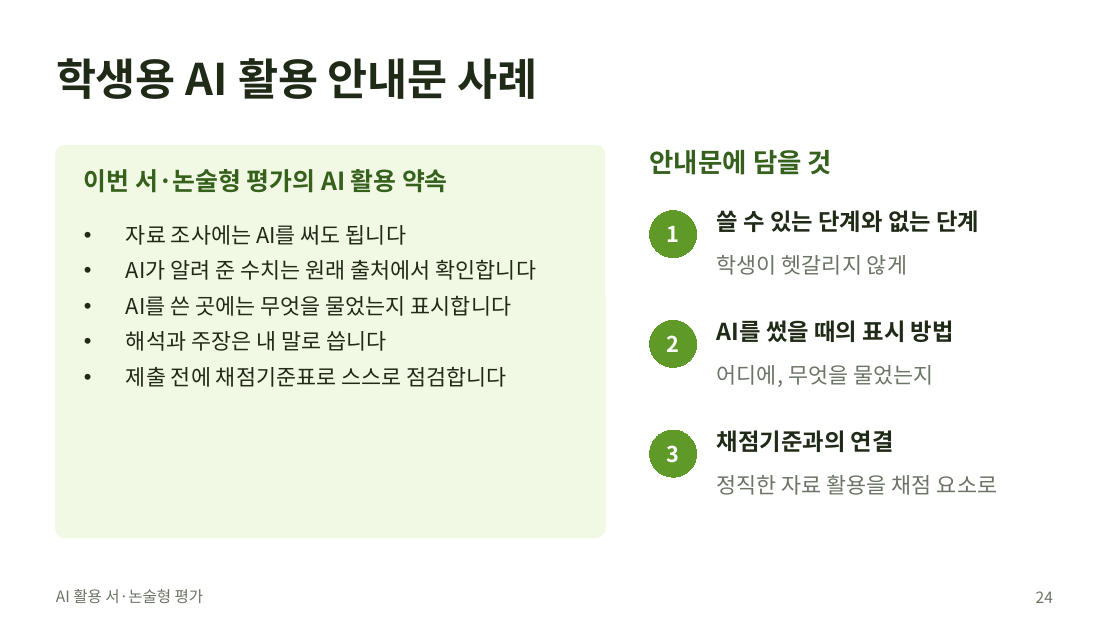
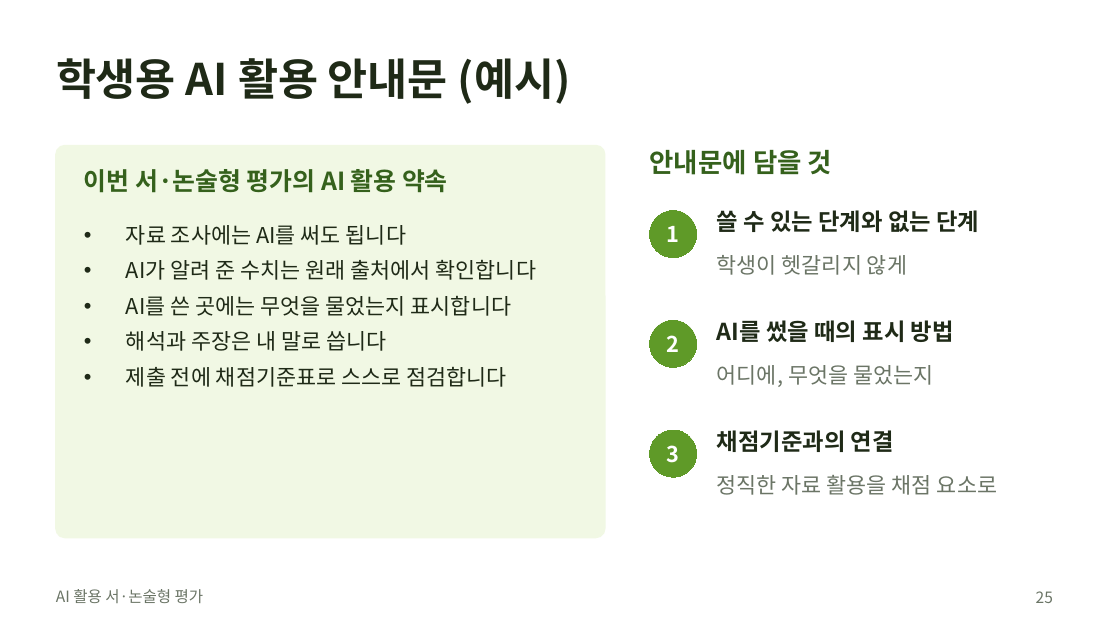
Before and after one commit to ddukyong/ai-assessment, a slide deck: slide 25 of slides/AI활용_서논술형평가_연수_일반.pptx (slide 24 before the commit). Drawn at 1120x630 pixels with LibreOffice and Linux fonts; fonts in the diff are those of the drawing. Boxes give left, top, right and bottom in pixels: in the first picture for what was removed or moved away, otherwise in the second. Text is boxed around its words. In the diff, an @@ line names an element or a change of style, - is before the commit and + after.

```diff
--- a/slides/AI활용_서논술형평가_연수_일반.pptx
+++ b/slides/AI활용_서논술형평가_연수_일반.pptx
@@ title at (56, 58, 571, 104): text changed @@
-학생용 AI 활용 안내문 사례
+학생용 AI 활용 안내문 (예시)
@@ page number at (1036, 591, 1053, 603): text changed @@
-24
+25
```
Also in this commit, not shown: 2 other slides changed, 1 slide added, 1 other file.
